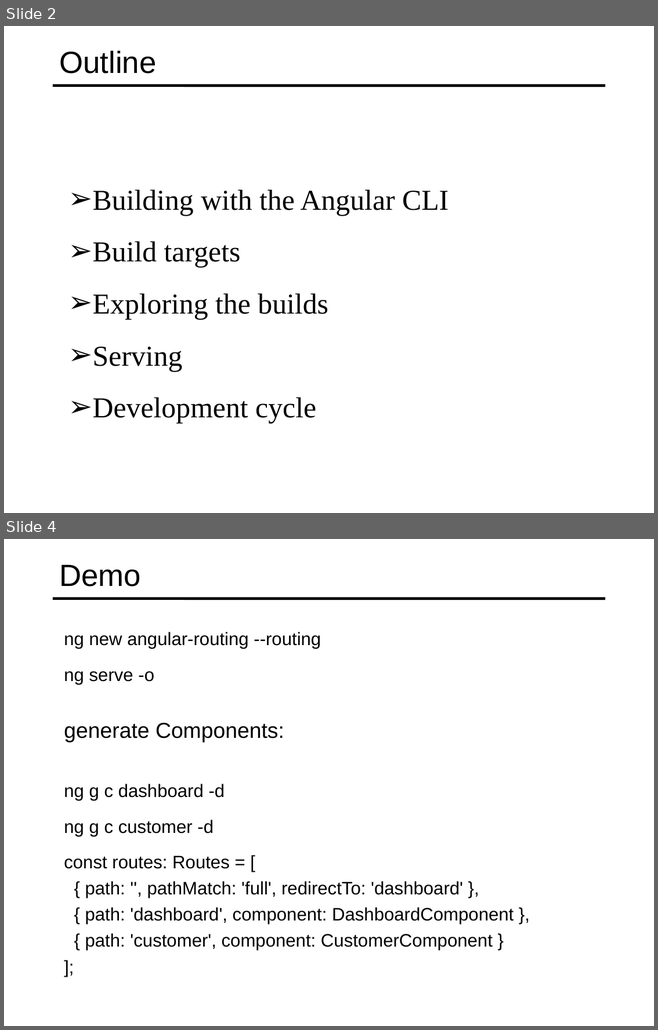
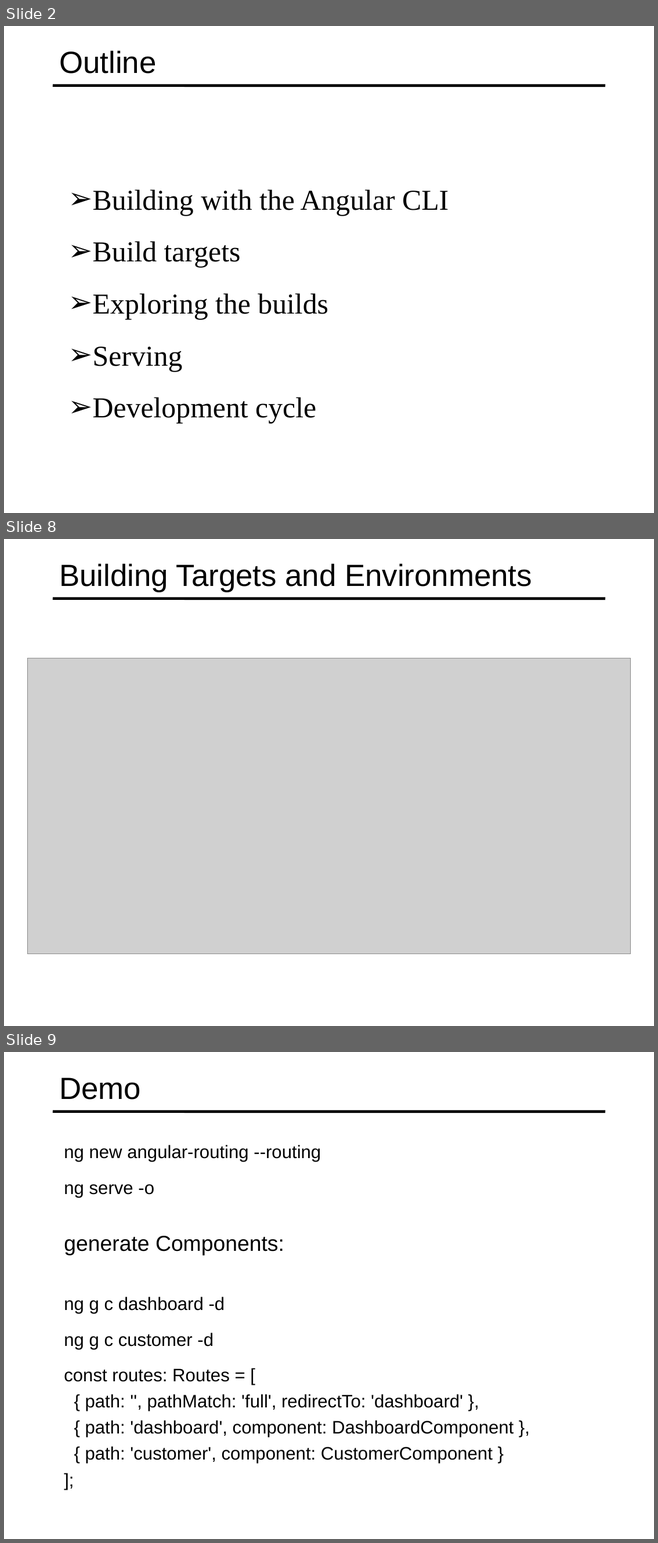
Before and after one commit to specter01wj/Jago_Link_Training, a slide deck: Angular/Angular7/Angular CLI/6.Building and Serving/L6_Building and Serving.ppt. Shown one above the other, each under a label of ours: slides 2 and 4 before the commit, slides 2, 8 and 9 after it; the slides between them are not shown. The pictures are 658x1030 and 658x1543 pixels, drawn with LibreOffice and Linux fonts; fonts in the diff are those of the drawing; grey boxes stand for pictures. Boxes give left, top, right and bottom in pixels: in the first picture for what was removed or moved away, otherwise in the second. Text is boxed around its words. In the diff, an @@ line names an element or a change of style, - is before the commit and + after.

```diff
--- a/Angular/Angular7/Angular CLI/6.Building and Serving/L6_Building and Serving.ppt
+++ b/Angular/Angular7/Angular CLI/6.Building and Serving/L6_Building and Serving.ppt
@@ slide 8 added at [4,539,654,1026], background #FFFFFF; not listed: 1 template element that a slide beside it also shows @@
@@ title added at [59,563,532,592], 34 pt, text #000000 @@
+Building Targets and Environments
@@ picture added at [27,658,630,955] @@
@@ what was slide 4 is now slide 9 @@
```
Also in this commit, not shown: 5 other slides added, 1 slide removed.
